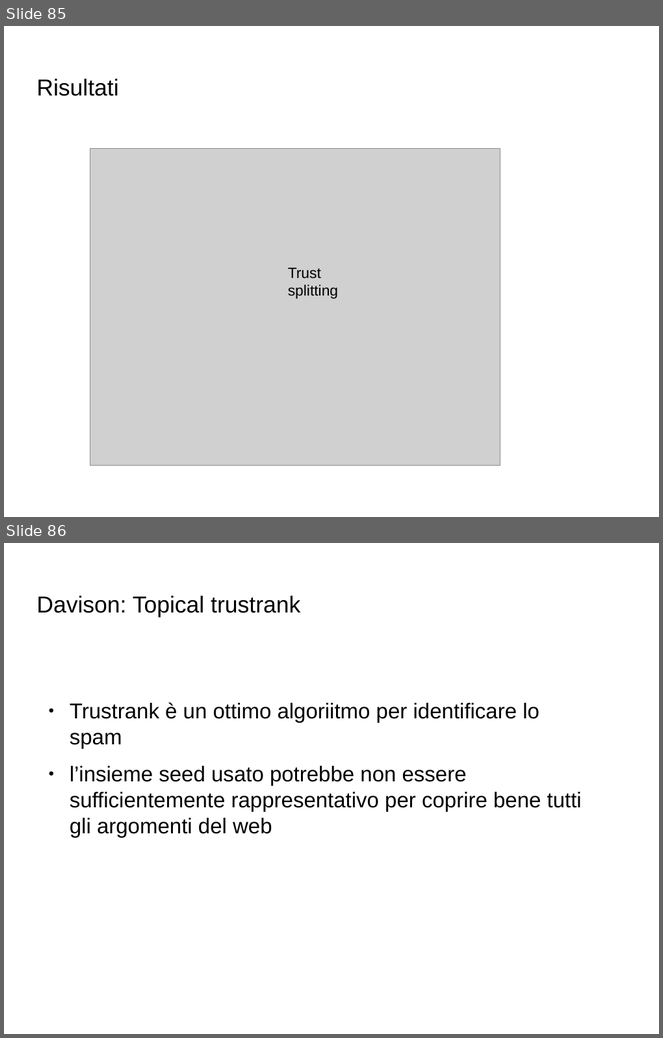
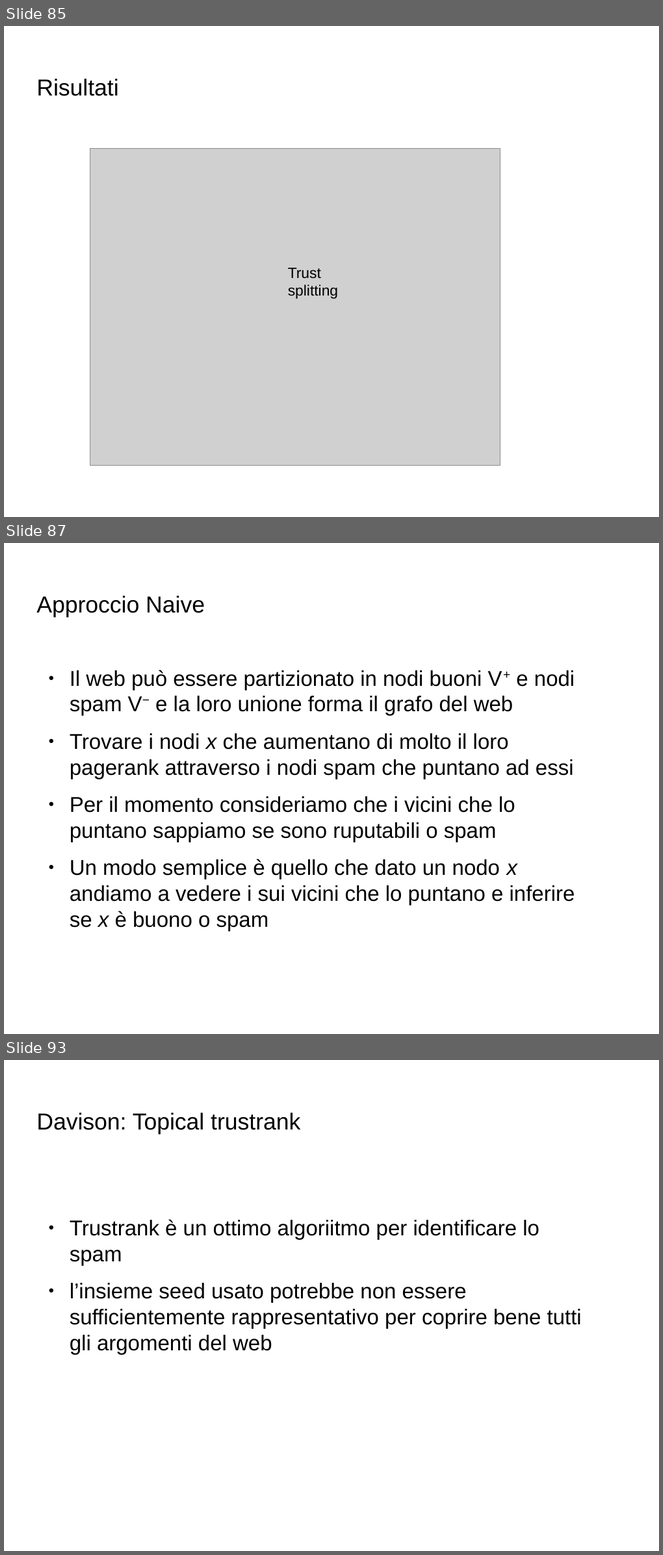
Before and after one commit to Toolanto/presentation, a slide deck: presentazione.odp. Shown one above the other, each under a label of ours: slides 85 and 86 before the commit, slides 85, 87 and 93 after it; the slides between them are not shown. The pictures are 663x1038 and 663x1555 pixels, drawn with LibreOffice and Linux fonts; fonts in the diff are those of the drawing; grey boxes stand for pictures; background and template pictures are left out. Boxes give left, top, right and bottom in pixels: in the first picture for what was removed or moved away, otherwise in the second. Text is boxed around its words. In the diff, an @@ line names an element or a change of style, - is before the commit and + after.

```diff
--- a/presentazione.odp
+++ b/presentazione.odp
@@ slide 87 added at [4, 543, 659, 1034], background picture (left out) @@
@@ title added at [36, 596, 205, 618], 28 pt, text #000000 @@
+Approccio Naive
@@ text added at [70, 670, 575, 931], 26 pt, text #000000 @@
+● Il web può essere partizionato in nodi buoni V+ e nodi spam V− e la loro unione forma il grafo del web
+● Trovare i nodi x che aumentano di molto il loro pagerank attraverso i nodi spam che puntano ad essi
+● Per il momento consideriamo che i vicini che lo puntano sappiamo se sono ruputabili o spam
+● Un modo semplice è quello che dato un nodo x andiamo a vedere i sui vicini che lo puntano e inferire se x è buono o spam
@@ what was slide 86 is now slide 93 @@
```
Also in this commit, not shown: 1 slide changed, 6 other slides added.
